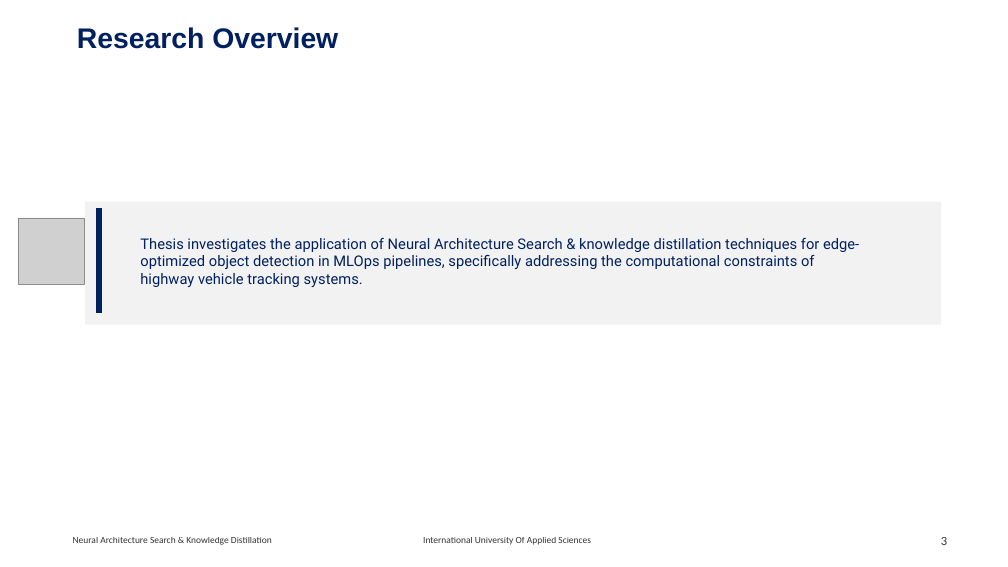
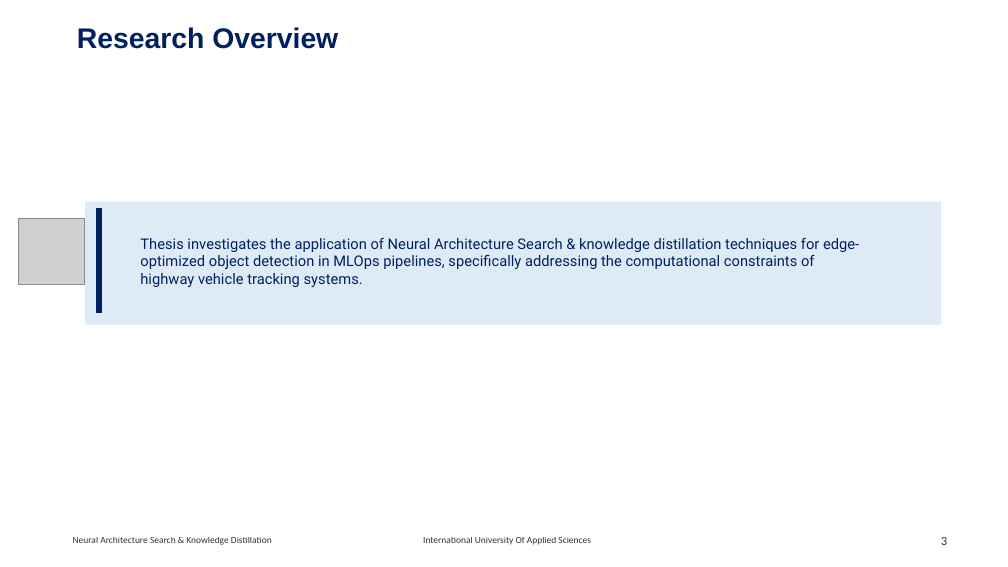
Before and after one commit to RajeshRamadas/yolov8-model-optimization, a slide deck: slide 3 of 01-Project-management/presentation/KnowledgeDistillation.pptx. Drawn at 1008x567 pixels with LibreOffice and Linux fonts; fonts in the diff are those of the drawing; grey boxes stand for pictures. Boxes give left, top, right and bottom in pixels: in the first picture for what was removed or moved away, otherwise in the second. Text is boxed around its words. In the diff, an @@ line names an element or a change of style, - is before the commit and + after.

```diff
--- a/01-Project-management/presentation/KnowledgeDistillation.pptx
+++ b/01-Project-management/presentation/KnowledgeDistillation.pptx
@@ rectangle at (85,202,941,325): fill #F2F2F2 to #DEEBF7 @@
```
Also in this commit, not shown: 5 other slides changed, 7 slides added.
